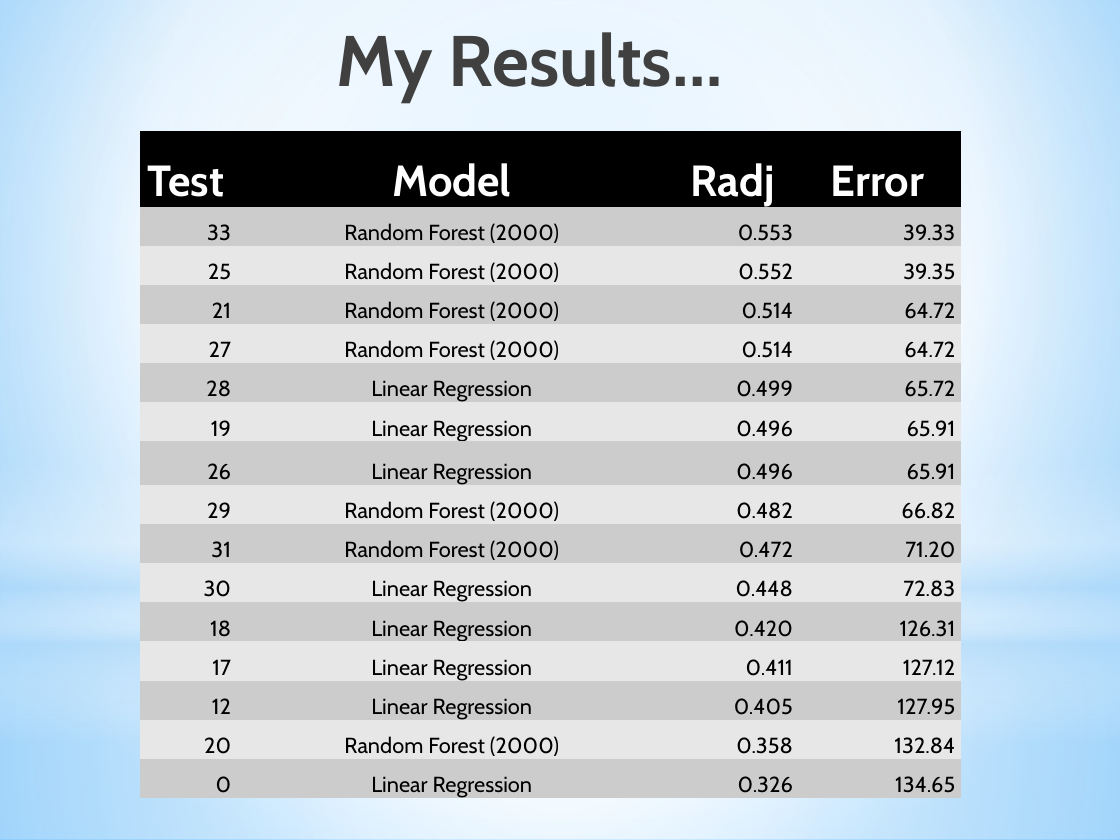
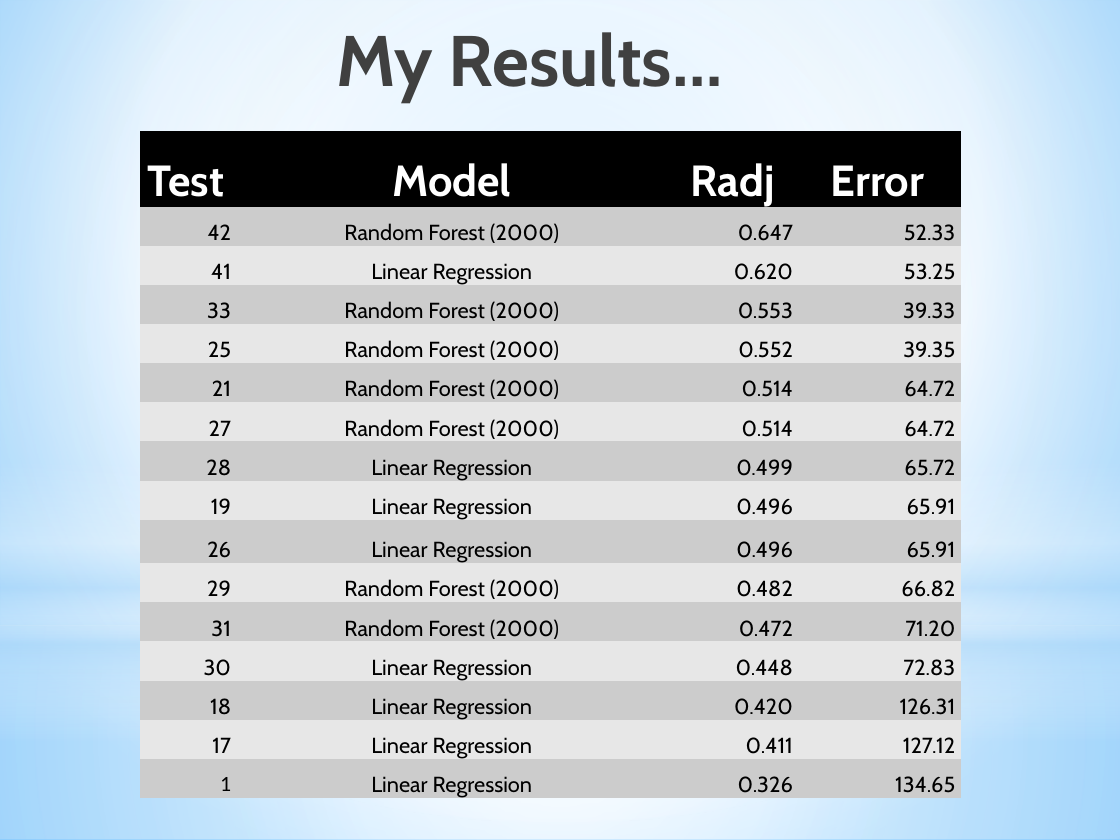
Before and after one commit to parmetd/Project-3-Airbnb-Pricing, a slide deck: slide 7 of Project 3 Presentation.pptx. Drawn at 1120x840 pixels with LibreOffice and Linux fonts; fonts in the diff are those of the drawing. Boxes give left, top, right and bottom in pixels: in the first picture for what was removed or moved away, otherwise in the second. Text is boxed around its words. In the diff, an @@ line names an element or a change of style, - is before the commit and + after.

Commit message:
New jupyter notebook for refactored EDA cleaning process. Results in better ML models. readme updated, presentation updated, new better golden database.

```diff
--- a/Project 3 Presentation.pptx
+++ b/Project 3 Presentation.pptx
@@ table at (x1=140, y1=131, x2=961, y2=801) @@
+row 2: 42 | Random Forest (2000) | 0.647 | 52.33
+row 3: 41 | Linear Regression | 0.620 | 53.25
-row 14: 12 | Linear Regression | 0.405 | 127.95
-row 15: 20 | Random Forest (2000) | 0.358 | 132.84
-row 16: 0 | Linear Regression | 0.326 | 134.65
+row 16: 1 | Linear Regression | 0.326 | 134.65
```
Also in this commit, not shown: 1 other slide changed, 4 other files.
